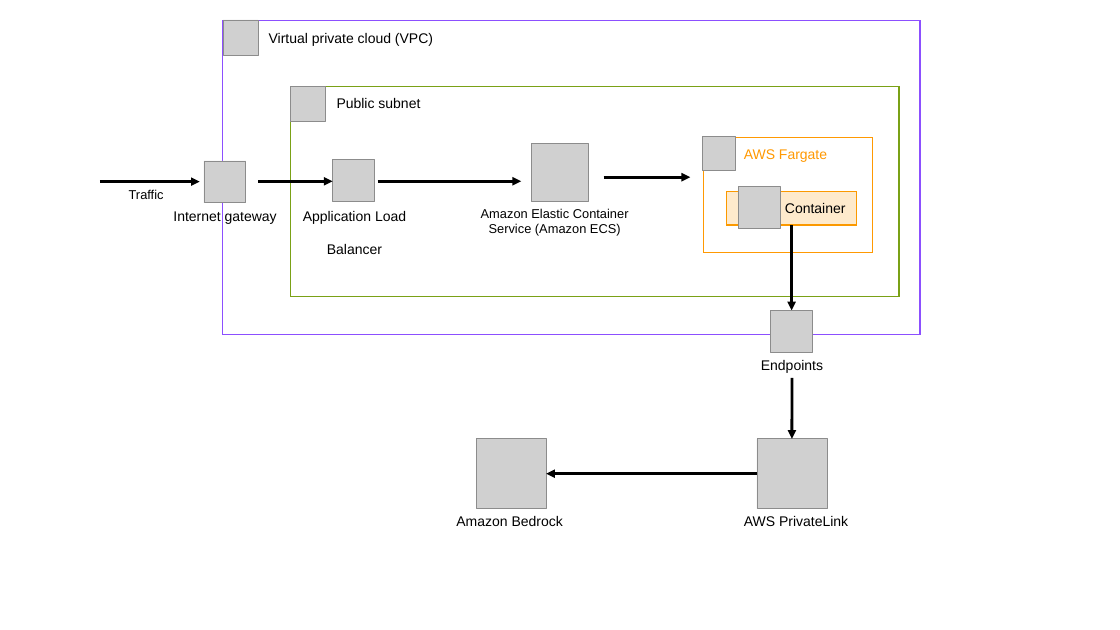
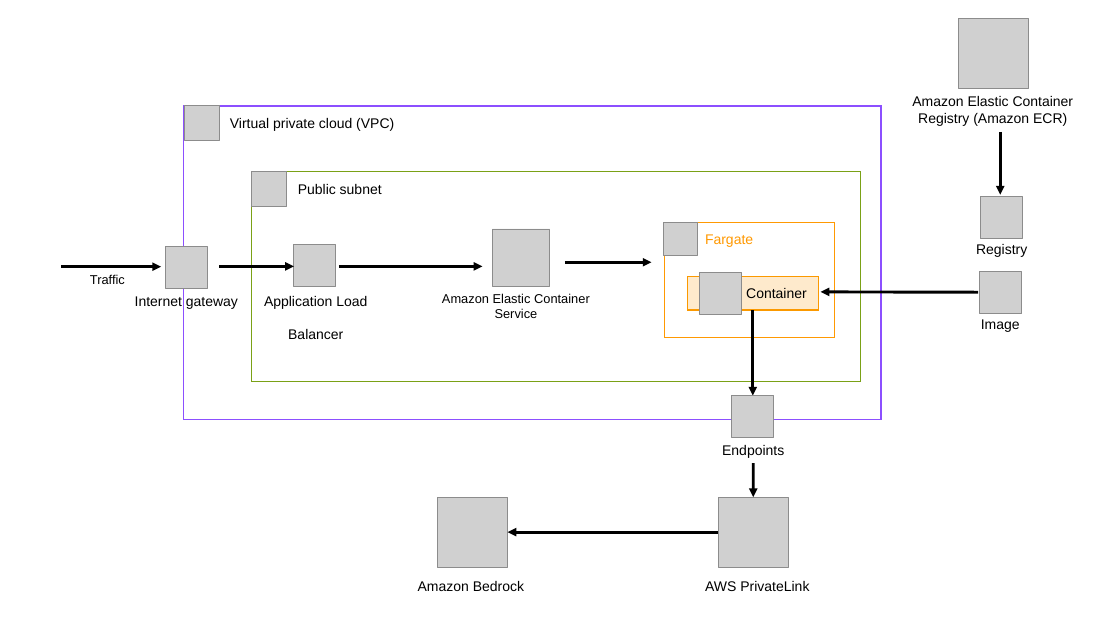
Before and after one commit to manbearshark/ConversationRelay-LiveChat-Bedrock-Fargate, a slide deck: slide 1 of diagrams/diagram.pptx (slide 3 before the commit). Drawn at 1120x630 pixels with LibreOffice and Linux fonts; fonts in the diff are those of the drawing; grey boxes stand for pictures. Boxes give left, top, right and bottom in pixels: in the first picture for what was removed or moved away, otherwise in the second. Text is boxed around its words. In the diff, an @@ line names an element or a change of style, - is before the commit and + after.

Commit message:
Added binary image files for diagrams + slides update

```diff
--- a/diagrams/diagram.pptx
+++ b/diagrams/diagram.pptx
@@ picture added at [959,18,1028,88] @@
@@ text added at [912,96,1074,126], 12 pt, text #000000 @@
+Amazon Elastic Container Registry (Amazon ECR)
@@ arrow added from (1001, 132) to (1001, 195), #000000 2.5 pt @@
@@ picture added at [981,197,1023,239] @@
@@ text at [705,234,753,247]: text changed @@
-AWS Fargate
+Fargate
@@ 8 pictures, 5 texts, 5 arrows, 4 rectangles: place and size @@
-8 pictures, 5 texts, 5 arrows, 4 rectangles at [100,20,920,373]
+8 pictures, 5 texts, 5 arrows, 4 rectangles at [61,105,881,458]
@@ text added at [976,244,1027,257], 12 pt, text #000000 @@
+Registry
@@ text at [442,293,590,318]: text changed @@
-Amazon Elastic Container Service (Amazon ECS)
+Amazon Elastic Container Service
@@ arrow added from (979, 292) to (821, 292), #000000 2.5 pt @@
@@ picture added at [981,272,1023,314] @@
@@ text added at [981,319,1020,332], 12 pt, text #000000 @@
+Image
@@ arrow moved from (792, 378) - (792, 439) to (754, 463) - (754, 497) @@
@@ 2 pictures, 1 arrow: place and size @@
-2 pictures, 1 arrow at [476,439,827,508]
+2 pictures, 1 arrow at [438,497,788,567]
@@ text "Amazon Bedrock": place and size @@
-text "Amazon Bedrock" at [456,516,563,526]
+text "Amazon Bedrock" at [418,581,524,591]
@@ text "AWS PrivateLink": place and size @@
-text "AWS PrivateLink" at [744,516,848,526]
+text "AWS PrivateLink" at [705,581,809,591]
```
Also in this commit, not shown: 2 other slides changed, 2 slides added, 7 other files.
